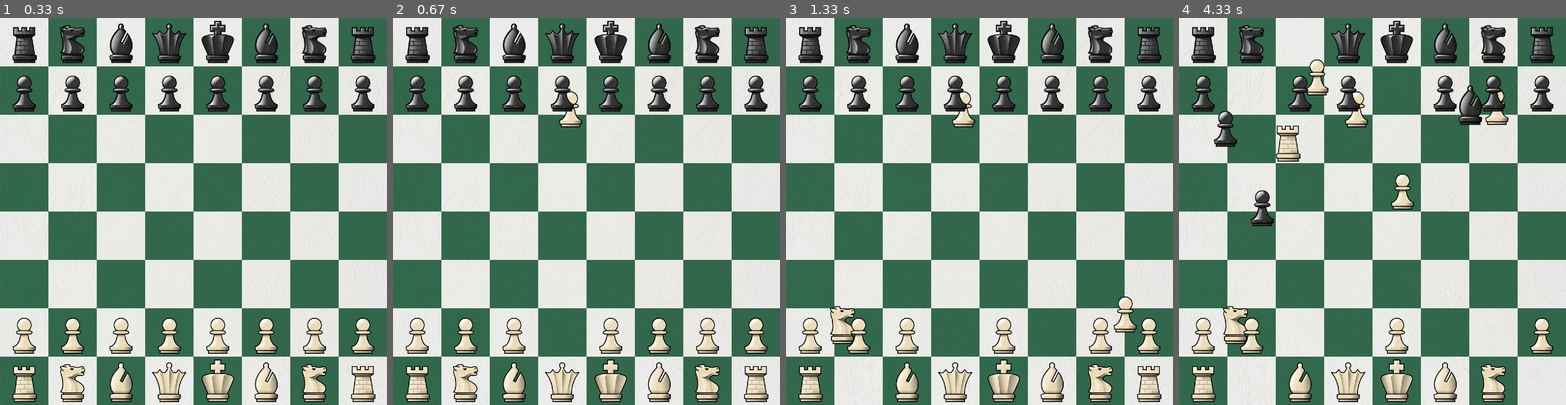
Above: before the commit, frames 1-4 (left to right).
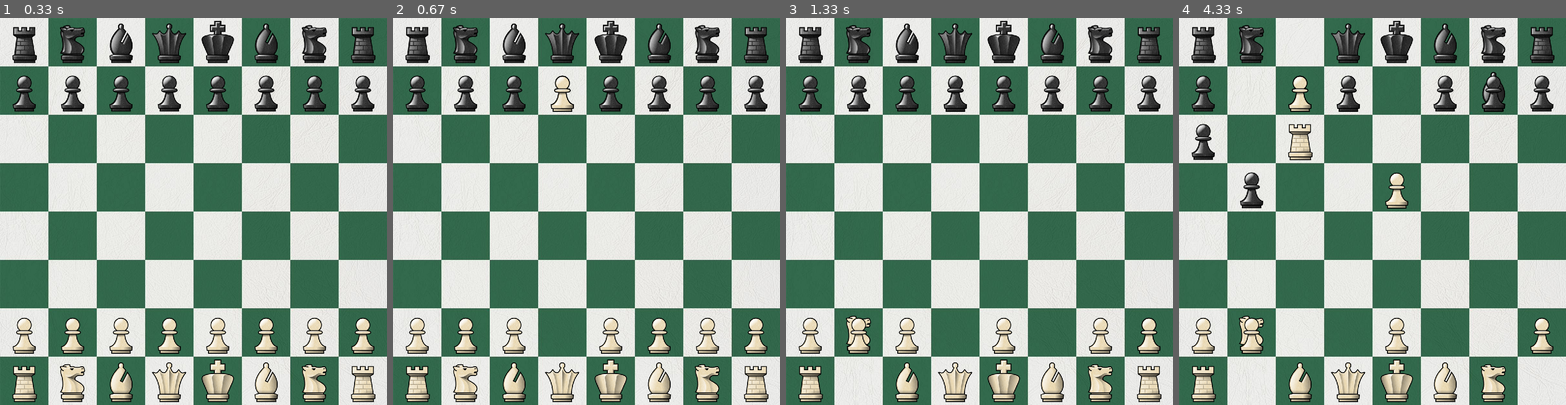
Above: after the commit, the same moments.

Repository: Haskool/Pygame-Chess
Game: pygame game, started from src/app.py
Two runs of this game, one before a commit and one after it. Both use one fixed random seed, a clock stepped at 60 frames per second and the inputs below.
Inputs (mouse positions are in pixels of both pictures, inside the frame that each line leads up to):
- Up to frame 1 (0.33 s): no input
- Up to frame 2 (0.67 s): press the mouse at (563, 331) at 0.37 s; move the mouse to (567, 219) at 0.47 s; release the mouse at (571, 107) at 0.6 s
- Up to frame 3 (1.33 s): press the mouse at (859, 381) at 0.7 s; move the mouse to (851, 350) at 0.8 s; release the mouse at (844, 323) at 0.93 s; press the mouse at (1053, 331) at 1.03 s; move the mouse to (1087, 319) at 1.13 s; release the mouse at (1126, 312) at 1.27 s
- Up to frame 4 (4.33 s): press the mouse at (1395, 91) at 1.37 s; move the mouse to (1310, 107) at 1.47 s; release the mouse at (1225, 126) at 1.6 s; press the mouse at (1492, 331) at 1.7 s; move the mouse to (1496, 219) at 1.8 s; release the mouse at (1496, 103) at 1.93 s; press the mouse at (1542, 331) at 2.03 s; move the mouse to (1442, 343) at 2.13 s; release the mouse at (1341, 354) at 2.27 s; press the mouse at (1542, 381) at 2.37 s; move the mouse to (1415, 261) at 2.47 s; release the mouse at (1287, 141) at 2.6 s; press the mouse at (1298, 41) at 2.7 s; move the mouse to (1384, 72) at 2.8 s; release the mouse at (1469, 103) at 2.93 s; press the mouse at (1349, 331) at 3.03 s; move the mouse to (1376, 261) at 3.13 s; release the mouse at (1403, 188) at 3.27 s; press the mouse at (1252, 91) at 3.37 s; move the mouse to (1256, 149) at 3.47 s; release the mouse at (1264, 203) at 3.6 s; press the mouse at (1298, 331) at 3.7 s; move the mouse to (1341, 343) at 3.8 s; release the mouse at (1380, 350) at 3.93 s; press the mouse at (1395, 331) at 4.03 s; move the mouse to (1357, 203) at 4.13 s; release the mouse at (1318, 72) at 4.27 s

Frame 1 is identical in both runs. In frame 2, 0.6% of the frame differs, in the area x 40-49%, y 15-29%; in frame 3, 1.2%; in frame 4, 4.7%, in the area x 3-86%, y 10-87%.

Commit message:
pieces now drop into centre of square tidy function names

Diff:
--- a/src/app.py
+++ b/src/app.py
@@ -33,7 +33,8 @@
         elif event.type == MOUSEBUTTONUP:
             # reset dragging field in View
             if self._view.dragging != None:
-                self._view.dragging.release()
+                coordinates = pg.mouse.get_pos()
+                self._view.drop(coordinates)
                 self._view.dragging = None
 
     def on_loop(self):
--- a/src/mImage.py
+++ b/src/mImage.py
@@ -14,7 +14,7 @@
         self.dragged = False
 
     # checks if clicked and sets dragged field
-    def isClicked(self, coords):
+    def isDragged(self, coords):
         assert self.dragged == False
         x = coords[0]
         y = coords[1]
@@ -24,7 +24,7 @@
         return self.dragged
 
     # called once user releases mouse click and image was being dragged
-    def release(self):
+    def drop(self):
         assert self.dragged == True
         self.dragged = False
 
--- a/src/view.py
+++ b/src/view.py
@@ -36,13 +36,12 @@
             for x in range(0, self.width, self.pwidth):
                 pI = pI = mImage("resources\\{}p.png".format(colour), (x, y), self.psize)
                 self.mImages.append(pI)
-
         self.refresh()
 
     # decides which piece was clicked (if any) and sets the dragging field to it
     def setSelectedPiece(self, mousePos):
         for image in self.mImages:
-            if image.isClicked(mousePos):
+            if image.isDragged(mousePos):
                 self.dragging = image
                 return
         self.dragging = None
@@ -56,8 +55,20 @@
         self.dragging.move(coords)
         self.refresh()
 
+    def drop(self, coords):
+        (x,y) = coords
+        x = (x//self.pwidth)*self.pwidth
+        y = (y//self.pheight)*self.pheight
+        self.dragging.move((x,y))
+        self.dragging.drop()
+        self.refresh()
+
     # re-blits every image to its last updated position
     def refresh(self):
         self._display_surf.blit(self.background, (0, 0))
         for movingI in self.mImages:
             self._display_surf.blit(movingI.image, movingI.pos)
+
+        # Always draw the dragged piece over everything else
+        if self.dragging != None:
+            self._display_surf.blit(self.dragging.image, self.dragging.pos)
